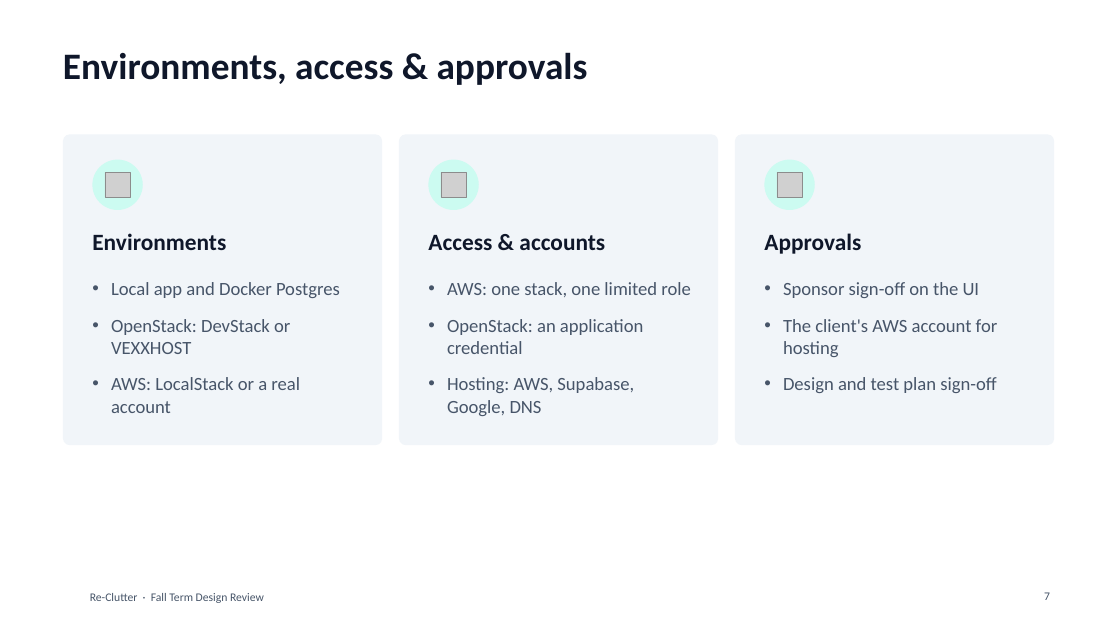
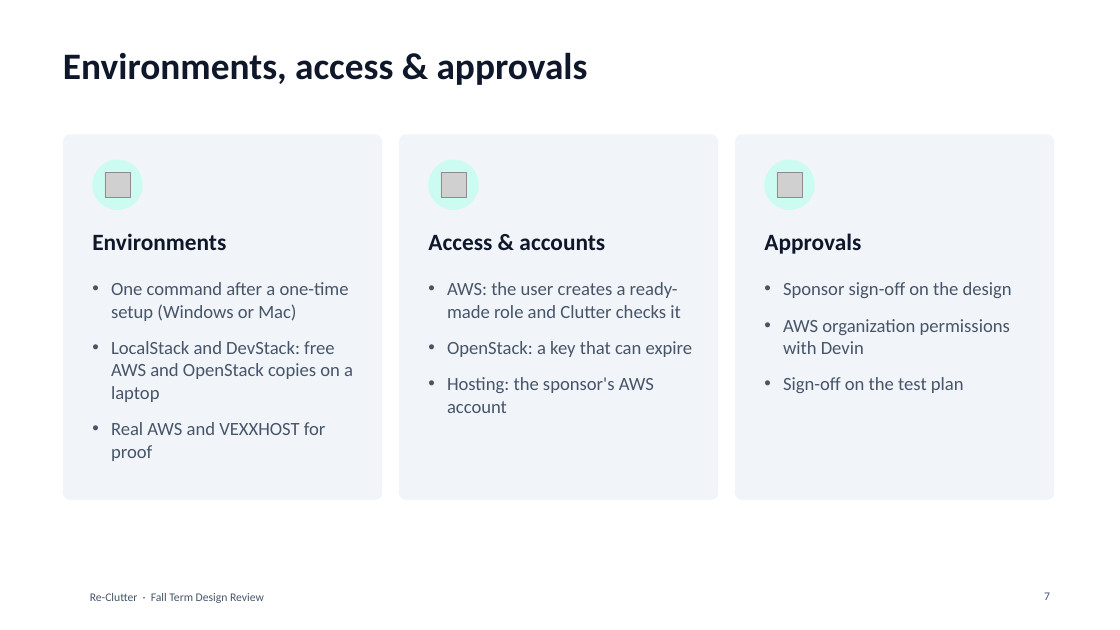
Before and after one commit to Alberta2514640/clutter, a slide deck: slide 7 of deliverables/Re-Clutter_Fall_Design_Review_Software.pptx. Drawn at 1120x630 pixels with LibreOffice and Linux fonts; fonts in the diff are those of the drawing; grey boxes stand for pictures; background and template pictures are left out. Boxes give left, top, right and bottom in pixels: in the first picture for what was removed or moved away, otherwise in the second. Text is boxed around its words. In the diff, an @@ line names an element or a change of style, - is before the commit and + after.

Commit message:
Make the design review deck accurate and plain for outside readers
Rebuild the fall design review deck after a fact check against the
real-cloud, local and test-plan reports: correct overstated claims,
add what is not proven yet, explain cloud terms at first use, state the
current asks (AWS organization permissions with the sponsor), and add a
clearer problem statement.

```diff
--- a/deliverables/Re-Clutter_Fall_Design_Review_Software.pptx
+++ b/deliverables/Re-Clutter_Fall_Design_Review_Software.pptx
@@ rounded rectangle: place and size @@
-rounded rectangle at (63,134,382,445)
+rounded rectangle at (63,134,382,500)
@@ rounded rectangle: place and size @@
-rounded rectangle at (399,134,718,445)
+rounded rectangle at (399,134,718,500)
@@ proportions changed in 3 elements at (63,134,382,500), (399,134,718,500), (735,134,1054,500) @@
@@ rounded rectangle: place and size @@
-rounded rectangle at (735,134,1054,445)
+rounded rectangle at (735,134,1054,500)
@@ text at (111,282,353,461): text changed @@
-• Local app and Docker Postgres
-• OpenStack: DevStack or VEXXHOST
-• AWS: LocalStack or a real account
+• One command after a one-time setup (Windows or Mac)
+• LocalStack and DevStack: free AWS and OpenStack copies on a laptop
+• Real AWS and VEXXHOST for proof
@@ text at (447,282,693,413): text changed @@
-• AWS: one stack, one limited role
-• OpenStack: an application credential
-• Hosting: AWS, Supabase, Google, DNS
+• AWS: the user creates a ready-made role and Clutter checks it
+• OpenStack: a key that can expire
+• Hosting: the sponsor's AWS account
@@ text at (783,282,1012,393): text changed @@
-• Sponsor sign-off on the UI
-• The client's AWS account for hosting
-• Design and test plan sign-off
+• Sponsor sign-off on the design
+• AWS organization permissions with Devin
+• Sign-off on the test plan
```
Also in this commit, not shown: 18 other slides changed, 2 slides added, 2 slides removed.
